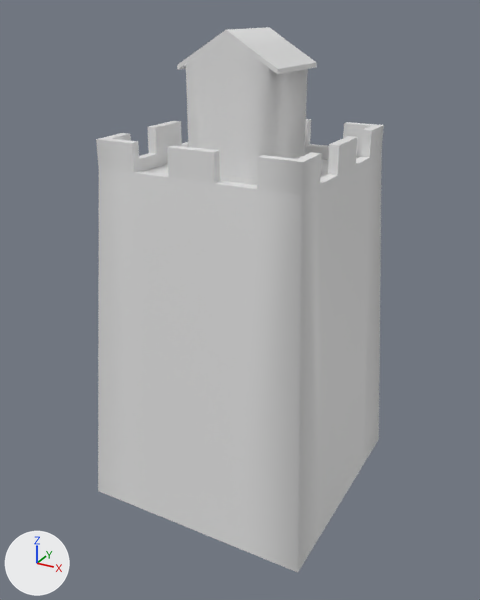
Before and after pictures for a commit that changed the FBX model Assets/BUILD_TOWN_StoneTower_001/BUILD_TOWN_Fbx/Tower LP.FBX.
Camera for both pictures: a 50 mm lens placed at (148.0, -277.0, 240.0), pointed at (-1.0, -6.0, 105.0). The lights are fixed; the arrows at lower left show +X, +Y and +Z. Where no turn or scale is listed for an object, it has been applied to the vertices.

Objects in the first picture: 'HousePart_LP', 'WallPart_LP'.
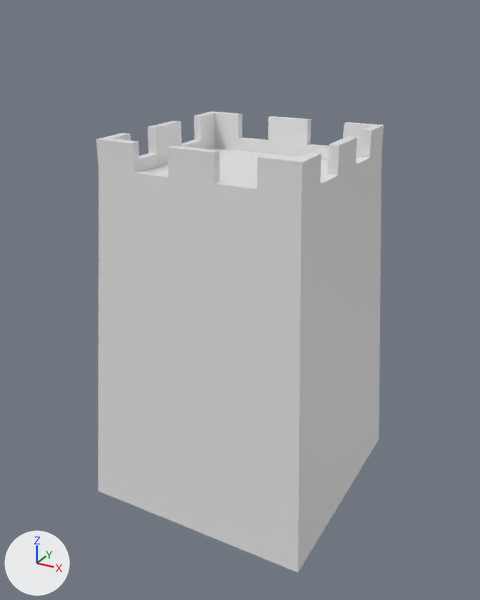
Commit message: Fixed tower smoothing
Tower smoothing fixed

What differs and where, as boxes (x1, y1, x2, y2) in the pictures (480 x 600 px):
'HousePart_LP', deleted: before (177, 27, 317, 185)
part 1 of me_mesh, shading changed: (96, 119, 384, 572) in both

The change, as a diff of the scene's bpy script:
```diff
--- a/Assets/BUILD_TOWN_StoneTower_001/BUILD_TOWN_Fbx/Tower LP.FBX.py
+++ b/Assets/BUILD_TOWN_StoneTower_001/BUILD_TOWN_Fbx/Tower LP.FBX.py
@@ me_mesh @@
 me_mesh.from_pydata(...)  # 152 vertices, 150 faces; spans x -59.0..59.0, y -60.0..60.0, z -116.0..72.0
 # used by ob_wallpart_lp; location = (0.3, 0.1, 116.1)
+# me_mesh part 1: edges marked sharp go from 164 to 160
@@ ob_housepart_lp @@
-ob_housepart_lp = bpy.data.objects.new('HousePart_LP', me_mesh_001)
-ob_housepart_lp.location = (0.3, 0.1, 116.1)
```
